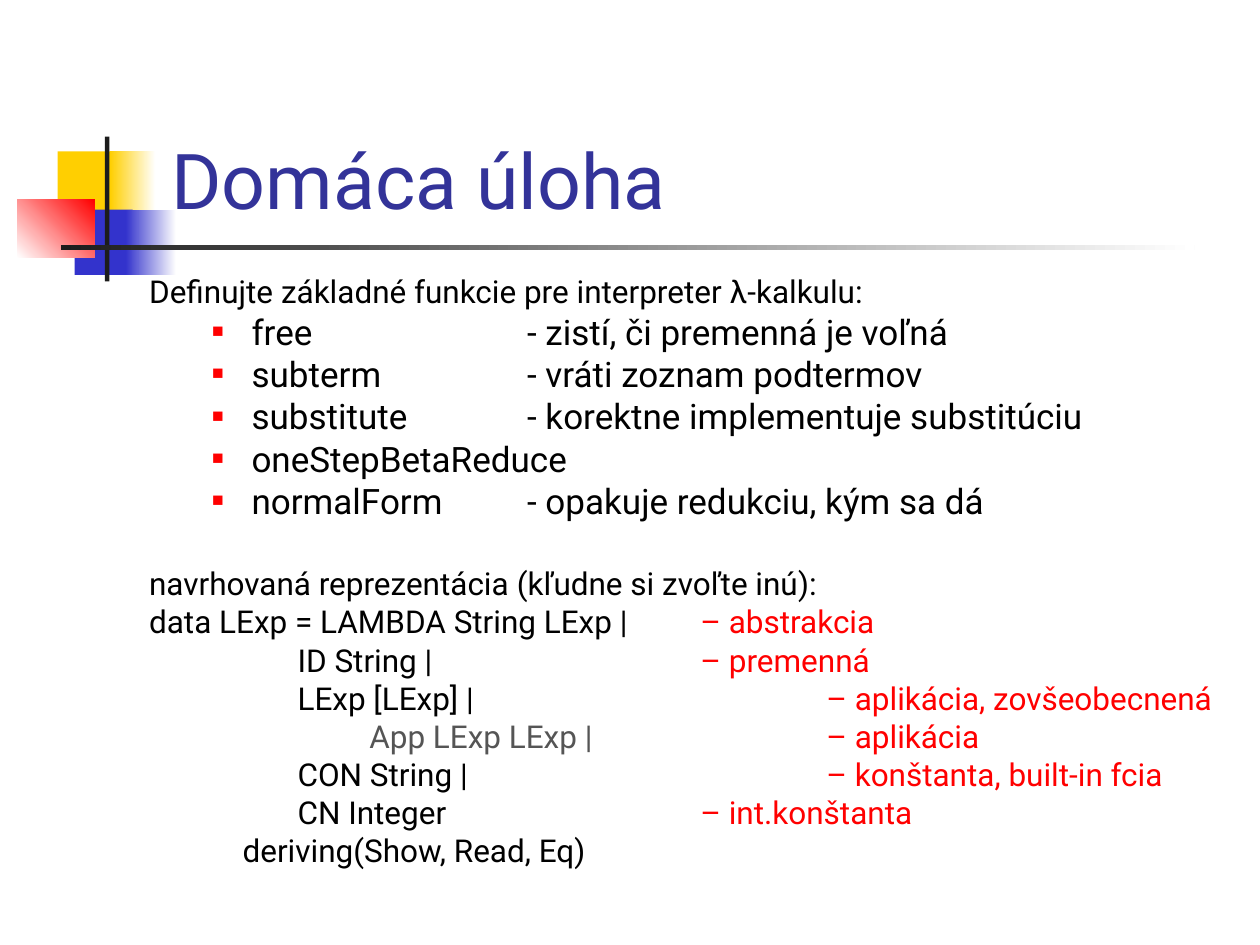
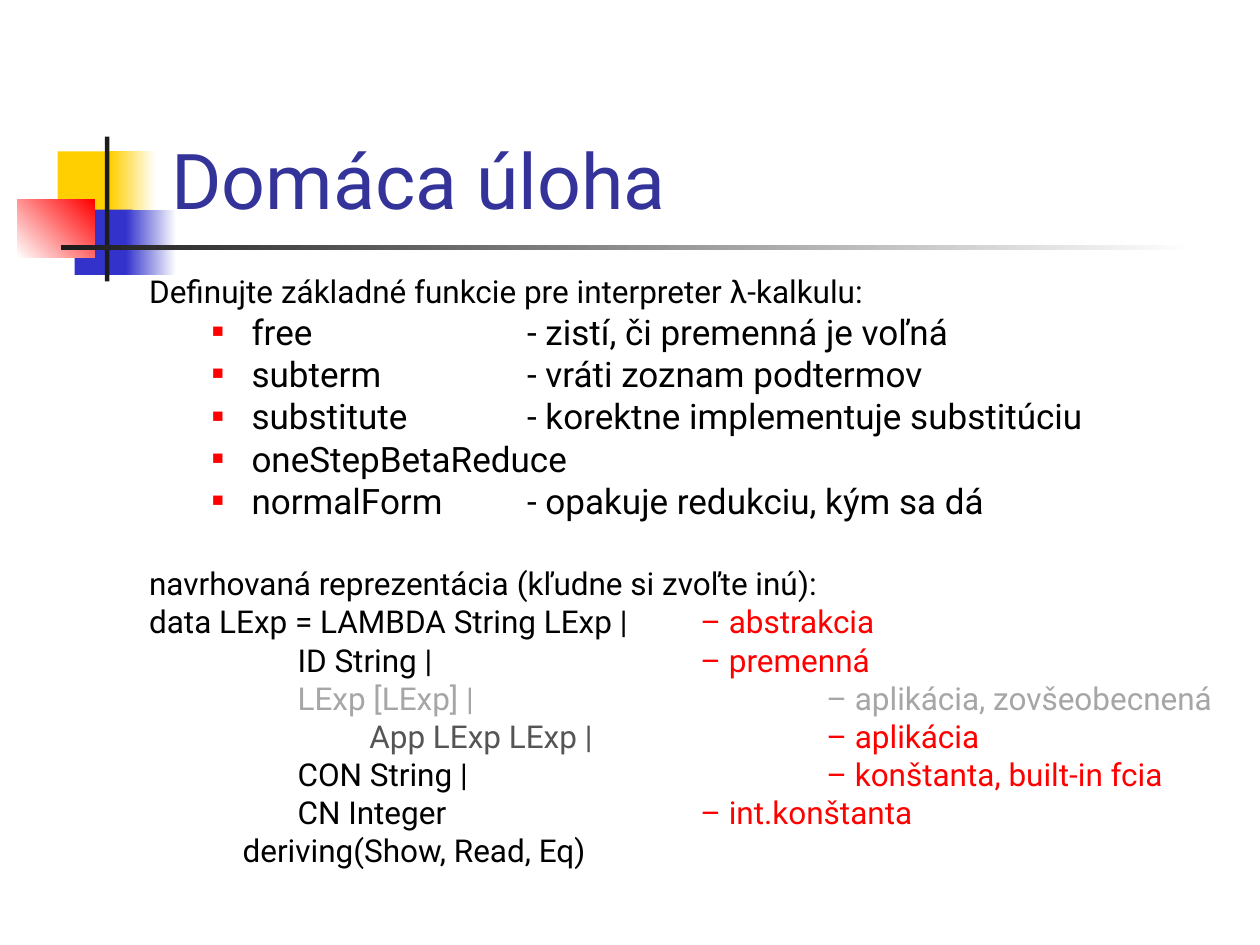
Before and after one commit to Funkcionalne/Prednasky, a slide deck: slide 21 of 05/05_fpro.ppt (slide 20 before the commit). Drawn at 1260x945 pixels with LibreOffice and Linux fonts; fonts in the diff are those of the drawing. Boxes give left, top, right and bottom in pixels: in the first picture for what was removed or moved away, otherwise in the second. Text is boxed around its words. In the diff, an @@ line names an element or a change of style, - is before the commit and + after.

```diff
--- a/05/05_fpro.ppt
+++ b/05/05_fpro.ppt
@@ text at [298, 684, 1212, 716]: text colour #000000 to #A6A6A6 in "LExp [LExp] |"; text colour #FF0000 to #A6A6A6 in "– aplikácia, zovšeobecnená" @@
```
Also in this commit, not shown: 3 other slides changed, 2 slides added, 1 slide removed, 3 other files.
